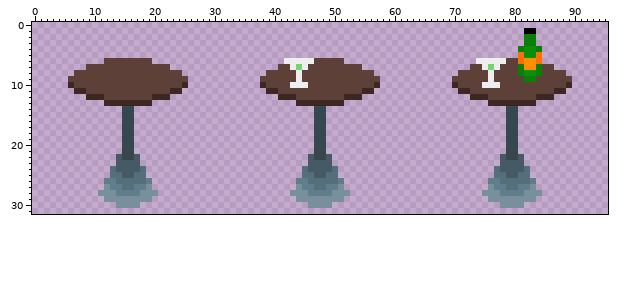
Two states of a sprite sheet, UnityPlayboy/Assets/Sprites/Sprite-TableAndDrink.png. This is how it looked before the edit.
The file is 96x32 pixels.
New version:
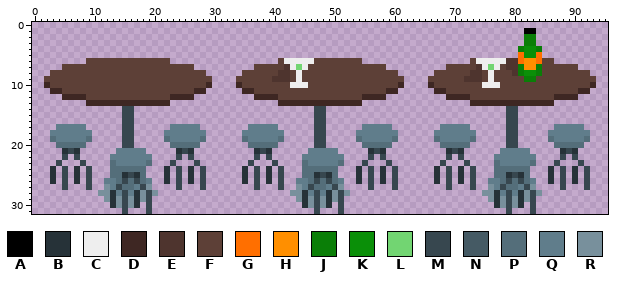
Palette (. is transparent): A #000000  B #263238  C #eeeeee  D #3e2723  E #4e342e  F #5d4037  G #ff6f00  H #ff8f00  J #0a7e07  K #0a8f08  L #72d572  M #37474f  N #455a64  P #546e7a  Q #607d8b  R #78909c
From old to new:
y 6: x 9..11 ... -> FFF; x 20..22 ... -> FFF; x 41 . -> F; x 52..54 ... -> FFF; x 73 . -> F; x 79..80 FF -> EE; x 85..86 .. -> FF
y 7: x 5..8 .... -> FFFF; x 23..26 .... -> FFFF; x 37..40 .... -> FFFF; x 42 F -> E; x 55..58 .... -> FFFF; x 69..72 .... -> FFFF; x 74 F -> E; x 79..80 FF -> EE; x 87..90 .... -> FFFF
y 8: x 3..6 .... -> FFFF; x 25..28 .... -> FFFF; x 35..38 .... -> FFFF; x 41..42 FF -> EE; x 57..60 .... -> FFFF; x 67..70 .... -> FFFF; x 73..74 FF -> EE; x 80 F -> E; x 89..92 .... -> FFFF
y 9: x 2..5 .... -> FFFF; x 26..29 .... -> FFFF; x 34..37 .... -> FFFF; x 40..42 FFF -> EEE; x 58..61 .... -> FFFF; x 66..69 .... -> FFFF; x 72..74 FFF -> EEE; x 90..93 .... -> FFFF
y 10: x 2..6 ....D -> DFFFF; x 25..29 D.... -> FFFFD; x 34..38 ....D -> DFFFF; x 57..61 D.... -> FFFFD; x 66..70 ....D -> DFFFF; x 89..93 D.... -> FFFFD
y 11: x 3..8 ....DD -> DDFFFF; x 23..28 DD.... -> FFFFDD; x 35..40 ....DD -> DDFFFF; x 55..60 DD.... -> FFFFDD; x 67..72 ....DD -> DDFFFF; x 87..92 DD.... -> FFFFDD
y 12: x 5..11 ....DDD -> DDDDFFF; x 20..26 DDD.... -> FFFDDDD; x 37..43 ....DDD -> DDDDFFF; x 52..58 DDD.... -> FFFDDDD; x 69..75 ....DDD -> DDDDFFF; x 84..90 DDD.... -> FFFDDDD
y 13: x 9..11 ... -> DDD; x 20..22 ... -> DDD; x 41..43 ... -> DDD; x 52..54 ... -> DDD; x 73..75 ... -> DDD; x 84..86 ... -> DDD
y 17: x 4..8 ..... -> QQQQQ; x 23..27 ..... -> QQQQQ; x 36..40 ..... -> QQQQQ; x 55..59 ..... -> QQQQQ; x 68..72 ..... -> QQQQQ; x 87..91 ..... -> QQQQQ
y 18: x 3..9 ....... -> QQQQQQQ; x 22..28 ....... -> QQQQQQQ; x 35..41 ....... -> QQQQQQQ; x 54..60 ....... -> QQQQQQQ; x 67..73 ....... -> QQQQQQQ; x 86..92 ....... -> QQQQQQQ
y 19: x 3..9 ....... -> PQQQQQP; x 22..28 ....... -> PQQQQQP; x 35..41 ....... -> PQQQQQP; x 54..60 ....... -> PQQQQQP; x 67..73 ....... -> PQQQQQP; x 86..92 ....... -> PQQQQQP
y 20: x 4..8 ..... -> PPPPP; x 23..27 ..... -> PPPPP; x 36..40 ..... -> PPPPP; x 55..59 ..... -> PPPPP; x 68..72 ..... -> PPPPP; x 87..91 ..... -> PPPPP
y 21: x 5..7 ... -> BMB; x 14..18 .MM.. -> QQQQQ; x 24..26 ... -> BMB; x 37..39 ... -> BMB; x 46..50 .MM.. -> QQQQQ; x 56..58 ... -> BMB; x 69..71 ... -> BMB; x 78..82 .MM.. -> QQQQQ; x 88..90 ... -> BMB
y 22: x 5 . -> M; x 7 . -> M; x 13..19 .NMMN.. -> QQQQQQQ; x 24 . -> M; x 26 . -> M; x 37 . -> M; x 39 . -> M; x 45..51 .NMMN.. -> QQQQQQQ; x 56 . -> M; x 58 . -> M; x 69 . -> M; x 71 . -> M; x 77..83 .NMMN.. -> QQQQQQQ; x 88 . -> M; x 90 . -> M
y 23: x 4 . -> M; x 8 . -> M; x 13..19 .NNNN.. -> PQQQQQP; x 23 . -> M; x 27 . -> M; x 36 . -> M; x 40 . -> M; x 45..51 .NNNN.. -> PQQQQQP; x 55 . -> M; x 59 . -> M; x 68 . -> M; x 72 . -> M; x 77..83 .NNNN.. -> PQQQQQP; x 87 . -> M; x 91 . -> M
y 24: x 3 . -> B; x 5 . -> M; x 7 . -> B; x 9 . -> M; x 14..17 NNNN -> PPPP; x 22 . -> B; x 24 . -> M; x 26 . -> B; x 28 . -> M; x 35 . -> B; x 37 . -> M; x 39 . -> B; x 41 . -> M; x 46..49 NNNN -> PPPP; x 54 . -> B; x 56 . -> M; x 58 . -> B; x 60 . -> M; x 67 . -> B; x 69 . -> M; x 71 . -> B; x 73 . -> M; x 78..81 NNNN -> PPPP; x 86 . -> B; x 88 . -> M; x 90 . -> B; x 92 . -> M
y 25: x 3 . -> B; x 5 . -> M; x 7 . -> B; x 9 . -> M; x 15..17 NNP -> BMB; x 22 . -> B; x 24 . -> M; x 26 . -> B; x 28 . -> M; x 35 . -> B; x 37 . -> M; x 39 . -> B; x 41 . -> M; x 47..49 NNP -> BMB; x 54 . -> B; x 56 . -> M; x 58 . -> B; x 60 . -> M; x 67 . -> B; x 69 . -> M; x 71 . -> B; x 73 . -> M; x 79..81 NNP -> BMB; x 86 . -> B; x 88 . -> M; x 90 . -> B; x 92 . -> M
y 26: x 3 . -> B; x 5 . -> M; x 7 . -> B; x 9 . -> M; x 15 P -> M; x 17 P -> M; x 22 . -> B; x 24 . -> M; x 26 . -> B; x 28 . -> M; x 35 . -> B; x 37 . -> M; x 39 . -> B; x 41 . -> M; x 47 P -> M; x 49 P -> M; x 54 . -> B; x 56 . -> M; x 58 . -> B; x 60 . -> M; x 67 . -> B; x 69 . -> M; x 71 . -> B; x 73 . -> M; x 79 P -> M; x 81 P -> M; x 86 . -> B; x 88 . -> M; x 90 . -> B; x 92 . -> M
y 27: x 5 . -> M; x 9 . -> M; x 14 Q -> M; x 18 Q -> M; x 24 . -> M; x 28 . -> M; x 37 . -> M; x 41 . -> M; x 46 Q -> M; x 50 Q -> M; x 56 . -> M; x 60 . -> M; x 69 . -> M; x 73 . -> M; x 78 Q -> M; x 82 Q -> M; x 88 . -> M; x 92 . -> M
y 28: x 13 R -> B; x 15 Q -> M; x 17 Q -> B; x 19 R -> M; x 45 R -> B; x 47 Q -> M; x 49 Q -> B; x 51 R -> M; x 77 R -> B; x 79 Q -> M; x 81 Q -> B; x 83 R -> M
y 29: x 13 R -> B; x 15 R -> M; x 17 R -> B; x 19 R -> M; x 45 R -> B; x 47 R -> M; x 49 R -> B; x 51 R -> M; x 77 R -> B; x 79 R -> M; x 81 R -> B; x 83 R -> M
y 30: x 13 . -> B; x 15 R -> M; x 17 R -> B; x 19 . -> M; x 45 . -> B; x 47 R -> M; x 49 R -> B; x 51 . -> M; x 77 . -> B; x 79 R -> M; x 81 R -> B; x 83 . -> M
y 31: x 15 . -> M; x 19 . -> M; x 47 . -> M; x 51 . -> M; x 79 . -> M; x 83 . -> M
Where, in picture pixels (left, top, right, bottom), the same in both pictures:
changed: (44, 58, 212, 214)
changed: (236, 58, 296, 190)
changed: (302, 58, 404, 214)
changed: (428, 58, 596, 214)
